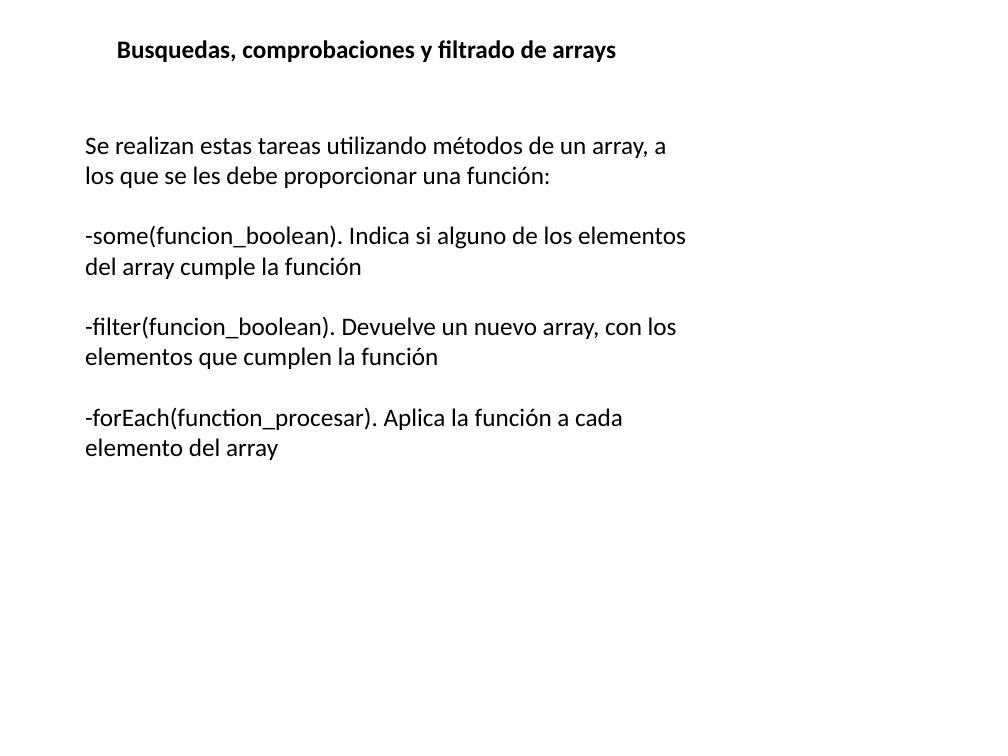
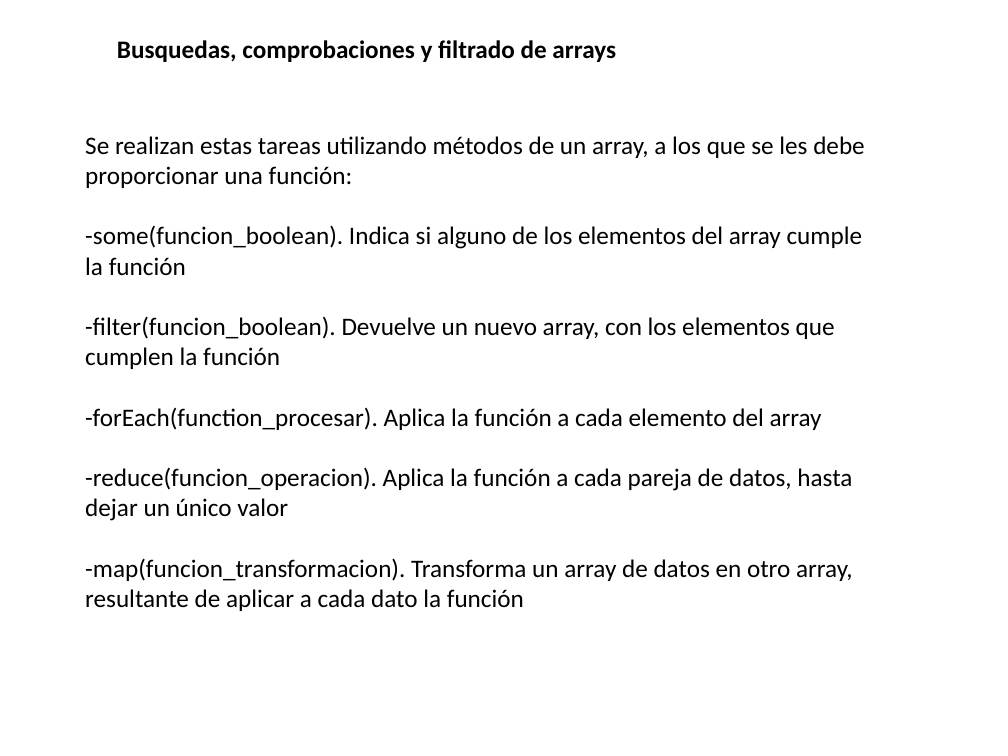
Before and after one commit to amartinsierra/javascript2025, a slide deck: slide 23 of pizarra.pptx. Drawn at 1008x756 pixels with LibreOffice and Linux fonts; fonts in the diff are those of the drawing. Boxes give left, top, right and bottom in pixels: in the first picture for what was removed or moved away, otherwise in the second. Text is boxed around its words. In the diff, an @@ line names an element or a change of style, - is before the commit and + after.

```diff
--- a/pizarra.pptx
+++ b/pizarra.pptx
@@ text at bbox=[85, 467, 853, 611]: paragraphs added @@
+-reduce(funcion_operacion). Aplica la función a cada pareja de datos, hasta dejar un único valor
+-map(funcion_transformacion). Transforma un array de datos en otro array, resultante de aplicar a cada dato la función
```
Also in this commit, not shown: 2 slides added, 4 other files.
